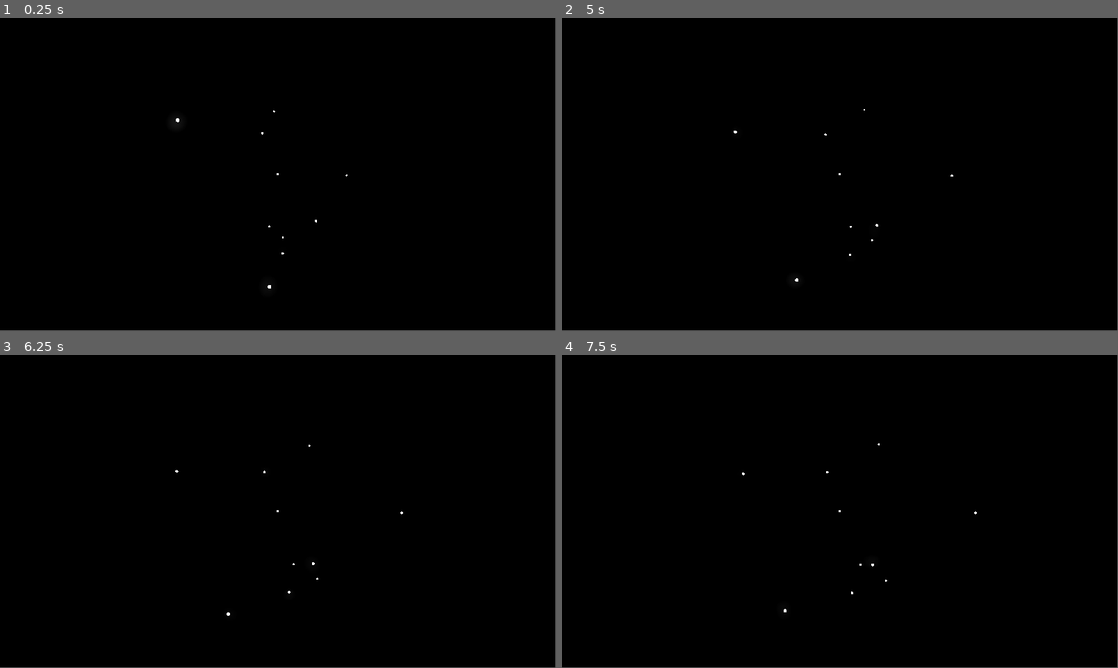
Above: before the commit, frames 1-4 (two rows, left to right).
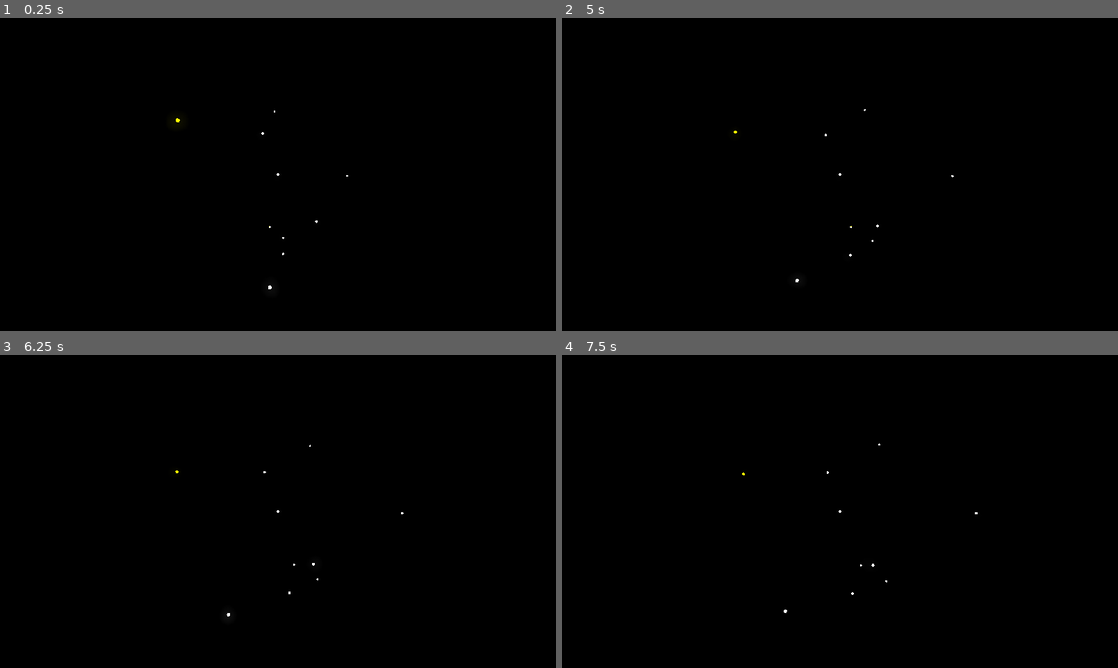
Above: after the commit, the same moments.

Repository: SneezyDinosaur/StarMap-Godot
Game: Godot game, scene res://Scenes/main.tscn
Same seed, same stepped clock (60 frames per second), same inputs: the game is played once before the commit and once after it.
Inputs:
- Up to frame 1 (0.25 s): no input
- Up to frame 2 (5 s): tap Enter at 0.5, 2.75, 4.25 s; tap Space at 2, 3.5 s
- Up to frame 3 (6.25 s): tap Space at 5 s
- Up to frame 4 (7.5 s): no input
In our replay, the window is 799x449 before the commit and 800x450 after it. These sizes can differ from the game's own. Grey fills any space a smaller window leaves; there, only what the larger window draws over its background counts as a difference.

The runs differ from the first frame. In frame 1, less than 0.1% of the frame differs, in the area x 31-63%, y 29-87%; in frame 2, less than 0.1%; in frame 3, less than 0.1%; in frame 4, less than 0.1%.

Commit message:
Added Star Color to star material and new star light
When the stars spawn they now use the color temp data field in their array to set their albedo. A light also spawns as a child with that color.

Diff:
--- a/Scripts/Star.gd
+++ b/Scripts/Star.gd
@@ -1,13 +1,17 @@
 extends Node3D
 
 var starData:Array
-var temp2rgb = {}
+var temp2rgb:Dictionary
 var calculated_position:Vector3
+var starMaterial = StandardMaterial3D.new()
+var starLight = OmniLight3D.new()
+
 
 # Called when the node enters the scene tree for the first time.
 func _ready():
-	temp2rgb = _init_temp_dict()
-	pass # Replace with function body.
+	$StarMesh.set_material_override(starMaterial)
+	pass
+
 
 
 # Called every frame. 'delta' is the elapsed time since the previous frame.
@@ -15,23 +19,27 @@
 	pass
 
 func initialize(starArray:Array):
+	#assign the star's data array to an in-object variable so that it may be referenced after initialization
 	starData.assign(starArray)
 
 	#[  0   ,       1     ,      2       ,    3    ,   4   ,   5   ,   6    ,    7   ,    8   ,      9      ]
 	#["Name", Distance(ly), Color Temp(K), RA Hours, RA min, RA sec, Dec Deg, Dec min, Dec sec, Solar Masses]
 	_set_name(starArray[0])
-	#_set_color(starArray[2])
+
+	#create temp 2 rbg dictionary and set star color
+	_init_temp_dict()
+	_set_color(starArray[2])
+
+	#calculate star position from equitorial to cartesisan, then place in world
 	calculated_position = _calculate_position(starArray[1], Vector3(starArray[3],starArray[4], starArray[5]), Vector3(starArray[6],starArray[7], starArray[8]))
 	_set_star_position(calculated_position)
 
-	pass
-
 func _set_name(name:String):
 	pass
 
 func _set_star_position(Position:Vector3):
 	set_position(Position)
-	print("Position Set to: ", Position)
+	#print("Position Set to: ", Position)
 
 
 func _calculate_position(Distance:float,RightAscension:Vector3, Declination:Vector3) -> Vector3:
@@ -59,20 +67,30 @@
 
 
 func _set_color(colorTemp:String):
-	print(colorTemp)
-	$StarMesh.material_override.albedo_color(Color(_temp_to_rgb(colorTemp).x,_temp_to_rgb(colorTemp).y,_temp_to_rgb(colorTemp).z))
-
-
-
-func _temp_to_rgb(colorTemp:String) -> Vector3:
-	return temp2rgb[colorTemp]
+	#check for a null library
+	if temp2rgb.get(colorTemp) != null:
+		#print(colorTemp)
+
+		var star_rgb:Vector3 = Vector3(temp2rgb.get(colorTemp))
+		var star_color:Color = Color(star_rgb.x, star_rgb.y, star_rgb.z, 1.0)
+		starMaterial.set_albedo(star_color)
+		starMaterial.emission_enabled = true
+		starMaterial.set_emission(star_color)
+		starMaterial.set_emission_intensity(20.0)
+		$".".add_child(starLight)
+		starLight.set_color(star_color)
+		starLight.light_energy = 20.0
+		print('Color has been set to: ', star_color)
+	else:
+		print("NULL TEMPERATURE DICTIONARY")
+
 
 func _update_position():
 	#Check to see if the current position is where the star is supposed to be
 	pass
 
-func _init_temp_dict() -> Dictionary:
-	var temp_dict = {
+func _init_temp_dict():
+	temp2rgb = {
 	"1000 K" : Vector3(255,  51,   0),
 	"1050 K" : Vector3(255,  56,   0),
 	"1100 K" : Vector3(255,  69,   0),
@@ -856,4 +874,7 @@
 	"40000 K" : Vector3(161, 183, 255),
 	"40050 K" : Vector3(155, 188, 255)
 	}
-	return temp_dict
+	if temp2rgb != null:
+		print("DUPLICATION SUCCESFUL")
+	else:
+		print("DUPLICATION FAILED")
--- a/Scripts/main.gd
+++ b/Scripts/main.gd
@@ -24,7 +24,7 @@
 		for index in range(10):
 			#create new star instance
 			var new_star = star_scene.instantiate()
-			print(stars[index])
+			#print(stars[index])
 			new_star.initialize(stars[index])
 			$"Bounding Box/Stars".add_child(new_star)
 
--- a/project.godot
+++ b/project.godot
@@ -14,3 +14,8 @@
 run/main_scene="res://Scenes/main.tscn"
 config/features=PackedStringArray("4.2", "Forward Plus")
 config/icon="res://icon.svg"
+
+[display]
+
+window/size/viewport_width=1280
+window/size/viewport_height=720
--- a/star.tscn
+++ b/star.tscn
@@ -17,6 +17,3 @@
 [node name="StarMesh" type="MeshInstance3D" parent="."]
 material_override = SubResource("StandardMaterial3D_4lakm")
 mesh = SubResource("SphereMesh_imbtx")
-
-[node name="OmniLight3D" type="OmniLight3D" parent="."]
-light_energy = 500.0
